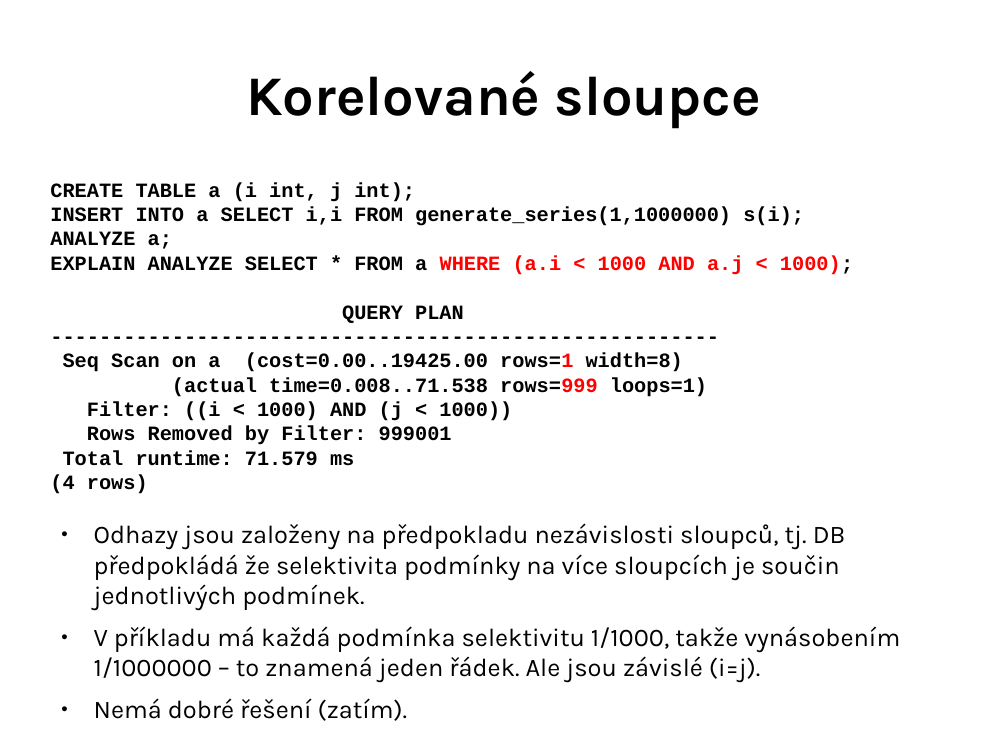
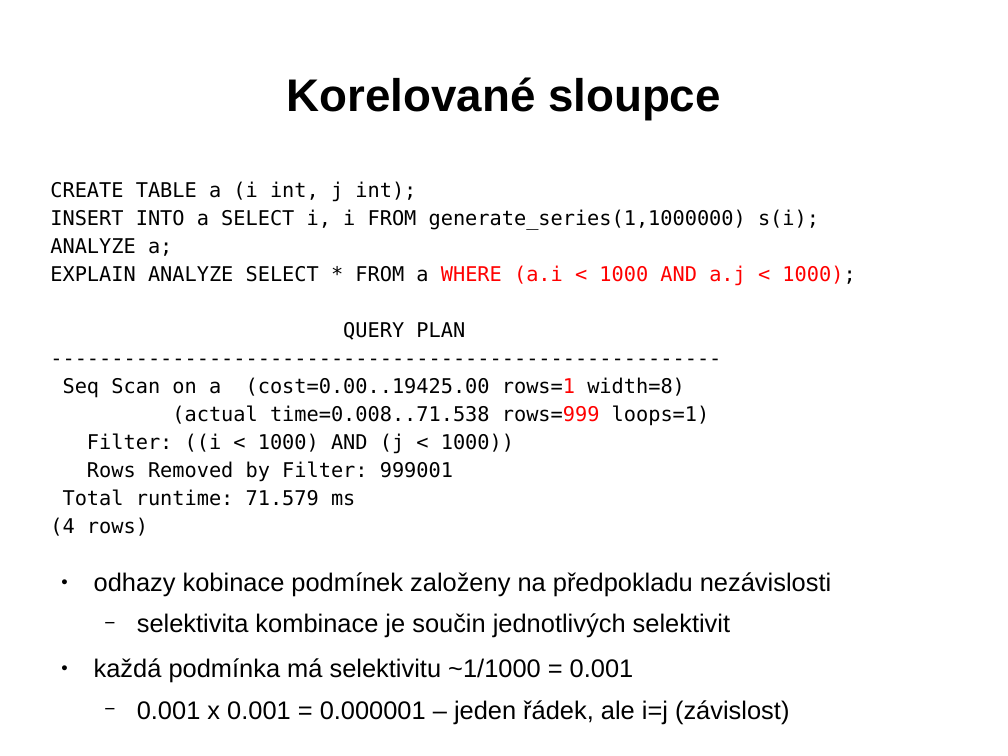
Before and after one commit to tvondra/explain_training, a slide deck: slide 30 of explain-training.odp (slide 20 before the commit). Drawn at 1008x756 pixels with LibreOffice and Linux fonts; fonts in the diff are those of the drawing. Boxes give left, top, right and bottom in pixels: in the first picture for what was removed or moved away, otherwise in the second. Text is boxed around its words. In the diff, an @@ line names an element or a change of style, - is before the commit and + after.

```diff
--- a/explain-training.odp
+++ b/explain-training.odp
@@ title "Korelované sloupce" at [287,77,721,120]: size 44 to 36 pt, font Karla to Arial @@
@@ text at [50,209,819,230]: text changed; font Courier New to DejaVu Sans Mono; bold off @@
-INSERT INTO a SELECT i,i FROM generate_series(1,1000000) s(i);
+INSERT INTO a SELECT i, i FROM generate_series(1,1000000) s(i);
@@ text at [50,181,855,536]: font Courier New to DejaVu Sans Mono, bold off in "CREATE TABLE a (i int, j int);", "ANALYZE a;", "EXPLAIN ANALYZE SELECT * FROM a WHERE ...", "QUERY PLAN" and 7 more places; more space between paragraphs @@
@@ text at [94,572,831,724]: text changed; font Karla to Arial @@
-● Odhazy jsou založeny na předpokladu nezávislosti sloupců, tj. DB předpokládá že selektivita podmínky na více sloupcích je součin jednotlivých podmínek.
-● V příkladu má každá podmínka selektivitu 1/1000, takže vynásobením 1/1000000 – to znamená jeden řádek. Ale jsou závislé (i=j).
-● Nemá dobré řešení (zatím).
+● odhazy kobinace podmínek založeny na předpokladu nezávislosti
+  − selektivita kombinace je součin jednotlivých selektivit
+● každá podmínka má selektivitu ~1/1000 = 0.001
+  − 0.001 x 0.001 = 0.000001 – jeden řádek, ale i=j (závislost)
```
Also in this commit, not shown: 75 other slides changed, 16 slides added.
